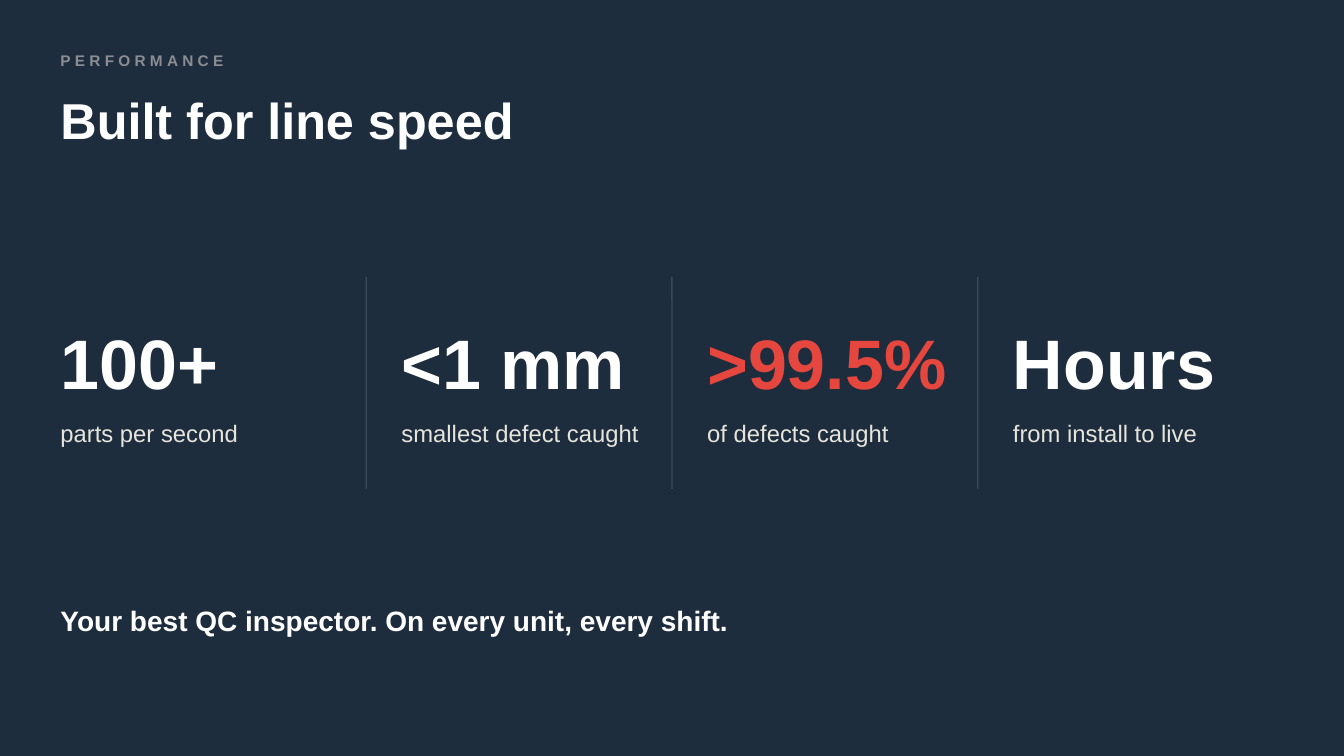
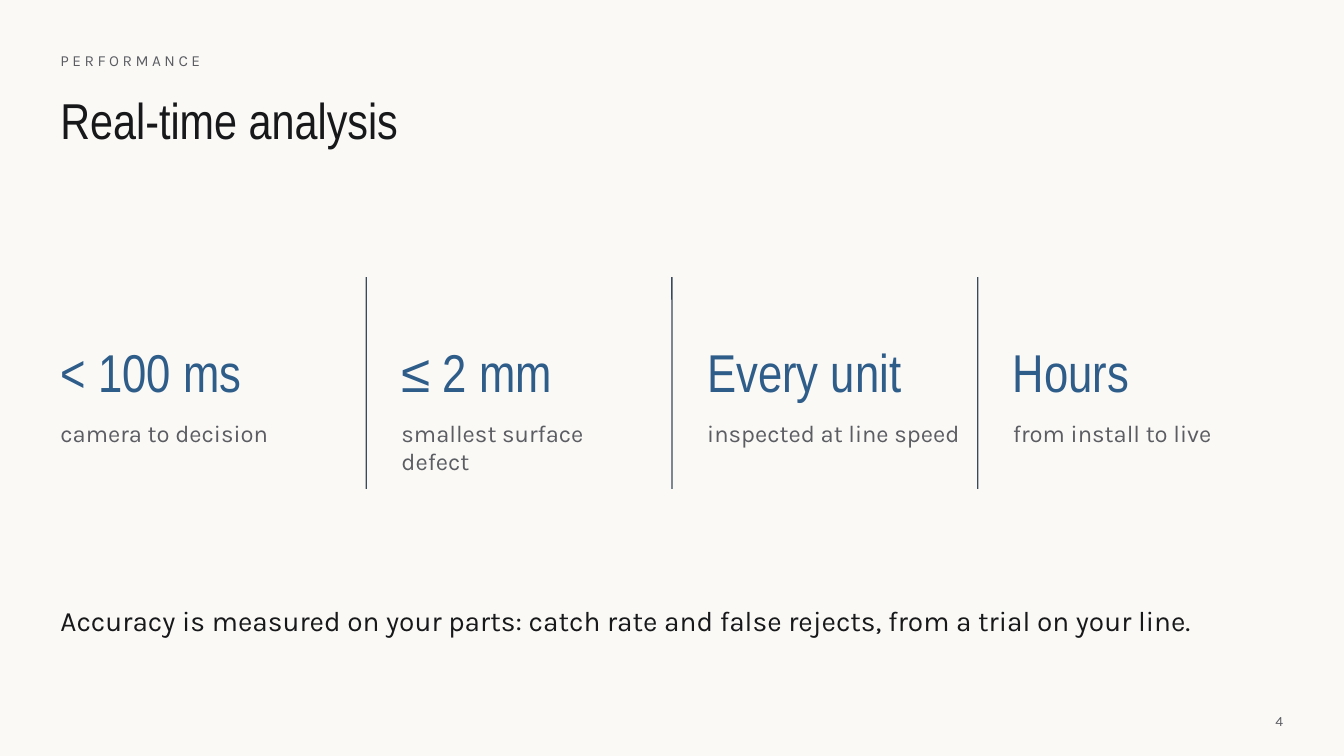
Before and after one commit to MTRobotix/MTR-SOP, a slide deck: slide 4 of content/general/attachments/metriq-pitch-deck.pptx (slide 3 before the commit). Drawn at 1344x756 pixels with LibreOffice and Linux fonts; fonts in the diff are those of the drawing; background and template pictures are left out. Boxes give left, top, right and bottom in pixels: in the first picture for what was removed or moved away, otherwise in the second. Text is boxed around its words. In the diff, an @@ line names an element or a change of style, - is before the commit and + after.

```diff
--- a/content/general/attachments/metriq-pitch-deck.pptx
+++ b/content/general/attachments/metriq-pitch-deck.pptx
@@ background #1D2D3D to #FAF9F6 @@
@@ text "PERFORMANCE" at box(60, 56, 200, 66): font Arial to Karla, text colour #8B8D92 to #5B5D63, letter spacing 3 to 2.5 pt, bold off @@
@@ text at box(60, 102, 398, 149): text changed; font Arial to Arial Narrow; text colour #FFFFFF to #17181A; bold off @@
-Built for line speed
+Real-time analysis
@@ text "Hours" at box(1013, 355, 1129, 393): size 50 to 38 pt, font Arial to Arial Narrow, text colour #FFFFFF to #2F5D8A, bold off @@
@@ text at box(98, 355, 241, 393): text changed; size 50 to 38 pt; font Arial to Arial Narrow; text colour #FFFFFF to #2F5D8A; bold off @@
-100+
+< 100 ms
@@ text at box(443, 355, 552, 392): text changed; size 50 to 38 pt; font Arial to Arial Narrow; text colour #FFFFFF to #2F5D8A; bold off @@
-<1 mm
+≤ 2 mm
@@ text at box(707, 353, 901, 402): text changed; size 50 to 38 pt; font Arial to Arial Narrow; text colour #E5463D to #2F5D8A; bold off @@
->99.5%
+Every unit
@@ text "from install to live" at box(1013, 425, 1211, 442): font Arial to Karla, text colour #E6E4DC to #5B5D63 @@
@@ text at box(60, 425, 268, 442): text changed; font Arial to Karla; text colour #E6E4DC to #5B5D63 @@
-parts per second
+camera to decision
@@ text at box(401, 425, 583, 470): text changed; font Arial to Karla; text colour #E6E4DC to #5B5D63 @@
-smallest defect caught
+smallest surface defect
@@ text at box(707, 425, 959, 448): text changed; font Arial to Karla; text colour #E6E4DC to #5B5D63 @@
-of defects caught
+inspected at line speed
@@ text at box(60, 611, 1190, 638): text changed; font Arial to Karla; text colour #FFFFFF to #17181A; bold off @@
-Your best QC inspector. On every unit, every shift.
+Accuracy is measured on your parts: catch rate and false rejects, from a trial on your line.
@@ page number added at box(1275, 717, 1283, 726), 10 pt, text #5B5D63 @@
+4
```
Also in this commit, not shown: 12 other slides changed, 3 slides added, 1 slide removed, 52 other files.
